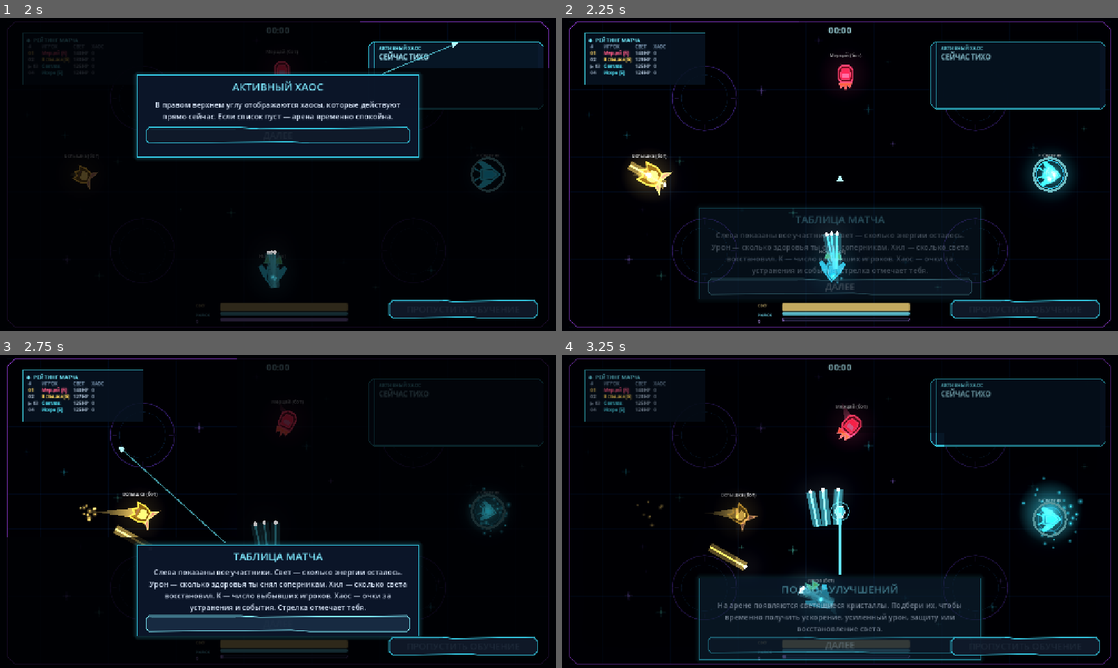
Above: before the commit, frames 1-4 (two rows, left to right).
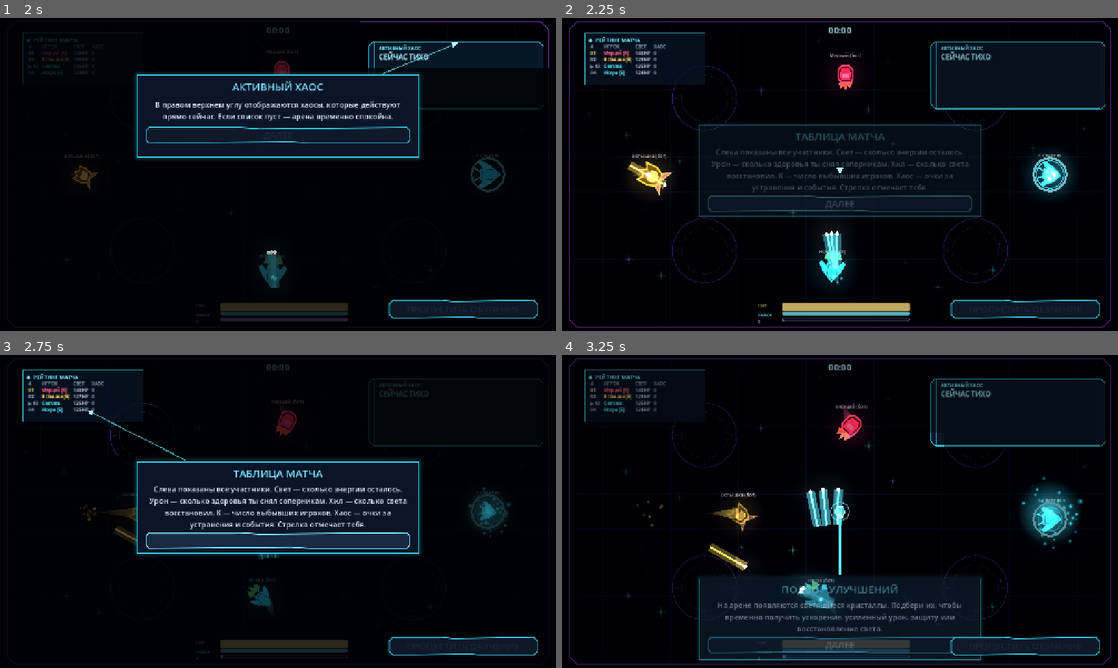
Above: after the commit, the same moments.

Repository: DvoreZZKy/svetobalamut
Game: Godot game, scene res://scenes/menu.tscn
Two runs of this game, one before a commit and one after it. Both use one fixed random seed, a clock stepped at 60 frames per second and the inputs below.
Inputs (mouse positions are in pixels of both pictures, inside the frame that each line leads up to):
- Up to frame 1 (2 s): click "Играть одному (с ботами)" at 0.5 s; tap Enter (restart) at 1.25 s; move the mouse to (400, 158) at 1.27 s; hold D (right) from 1.28 s (still down); tap Q (ability) at 1.35 s; click (400, 158) at 1.42 s
- Up to frame 2 (2.25 s): release D (right) at 2 s; click "ДАЛЕЕ" at 2 s
- Up to frame 3 (2.75 s): no input
- Up to frame 4 (3.25 s): move the mouse to (728, 527) at 2.77 s; hold S (down) from 2.78 s (still down); tap Space (dash) at 2.85 s

Frame 1 is identical in both runs. In frame 2, 9.5% of the frame differs, in the area x 1-76%, y 1-90%; in frame 3, 28%, in the area x 1-76%, y 1-91%; in frame 4, nothing differs.

Commit message:
Point tutorial arrow directly at the compact leaderboard

Diff:
--- a/scripts/arena_tutorial.gd
+++ b/scripts/arena_tutorial.gd
@@ -415,7 +415,7 @@
 	var vp := get_viewport().get_visible_rect().size
 	match pointer_target:
 		"timer": return Rect2(Vector2(vp.x - 450, 0), Vector2(450, 115))
-		"score": return Rect2(Vector2(0, 0), Vector2(545, 420))
+		"score": return Rect2(Vector2(40, 24), Vector2(320, 205))
 		"help": return Rect2(Vector2(vp.x - 525, 0), Vector2(525, 145))
 		"zones": return Rect2(vp * 0.5 + (Vector2(400, 225) - Vector2(800, 450)) * 0.78 - Vector2(88, 88), Vector2(176, 176))
 		"light": return Rect2(Vector2(vp.x * 0.5 - 190, vp.y - 74), Vector2(360, 30))
